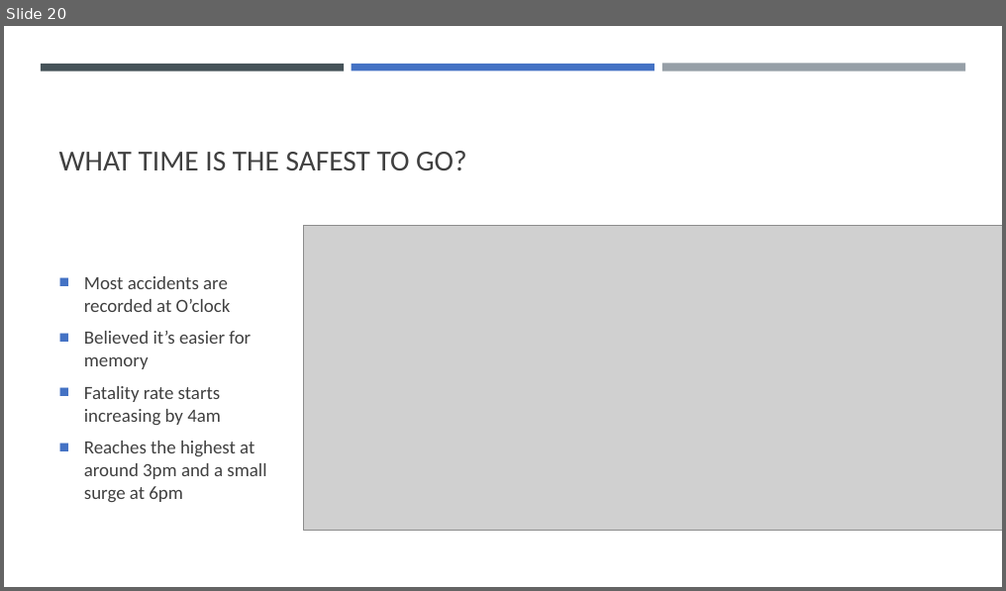
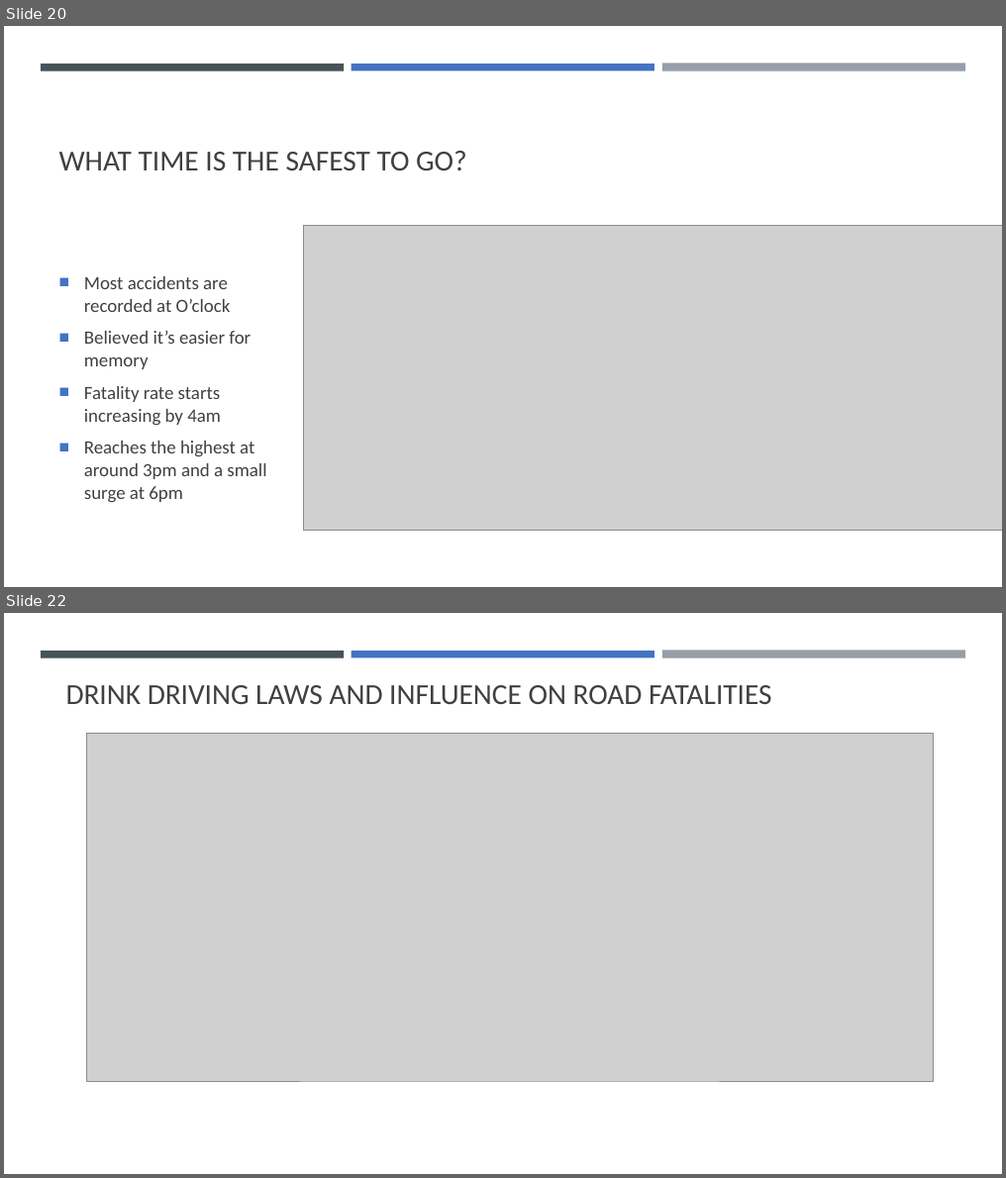
Before and after one commit to cyrusauyeungc/Project_01, a slide deck: output_data/Presentation.pptx. Shown one above the other, each under a label of ours: slide 20 before the commit, slides 20 and 22 after it; the slides between them are not shown. The pictures are 1006x591 and 1006x1178 pixels, drawn with LibreOffice and Linux fonts; fonts in the diff are those of the drawing; grey boxes stand for pictures. Boxes give left, top, right and bottom in pixels: in the first picture for what was removed or moved away, otherwise in the second. Text is boxed around its words. In the diff, an @@ line names an element or a change of style, - is before the commit and + after.

```diff
--- a/output_data/Presentation.pptx
+++ b/output_data/Presentation.pptx
@@ slide 22 added at [4,613,1002,1174], background #FFFFFF; not listed: 3 template elements that a slide beside it also shows @@
@@ title added at [66,685,771,704], 28 pt, text #404040 @@
+DRINK DRIVING LAWS AND INFLUENCE ON ROAD FATALITIES
@@ picture added at [86,733,934,1081] @@
```
Also in this commit, not shown: 9 slides changed, 2 other slides added, 1 slide removed.
